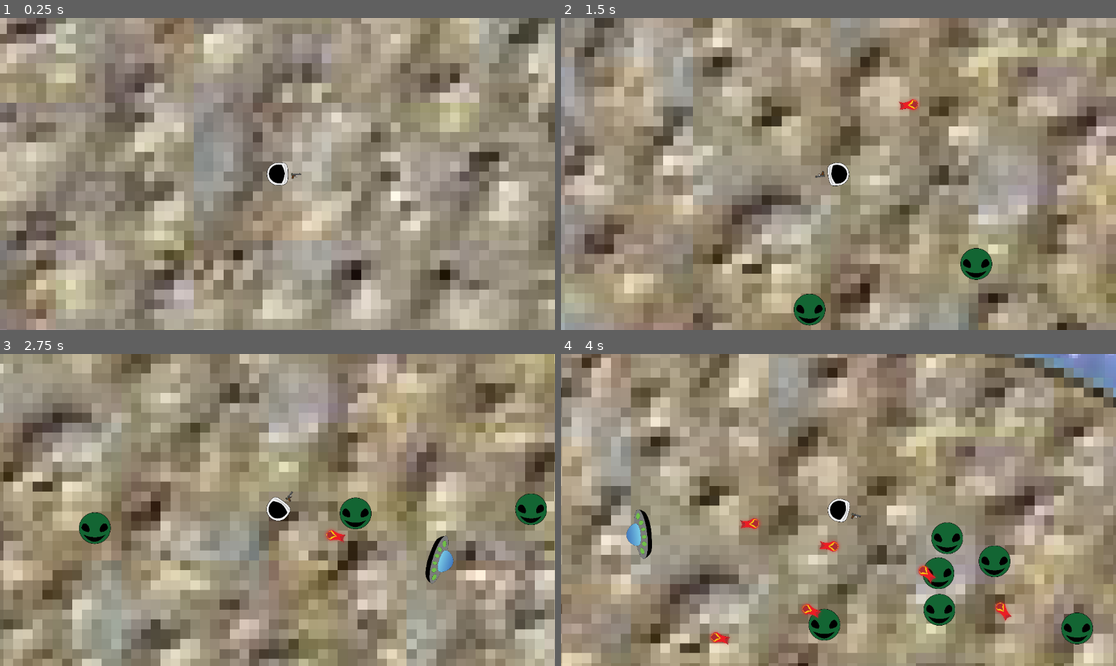
Above: before the commit, frames 1-4 (two rows, left to right).
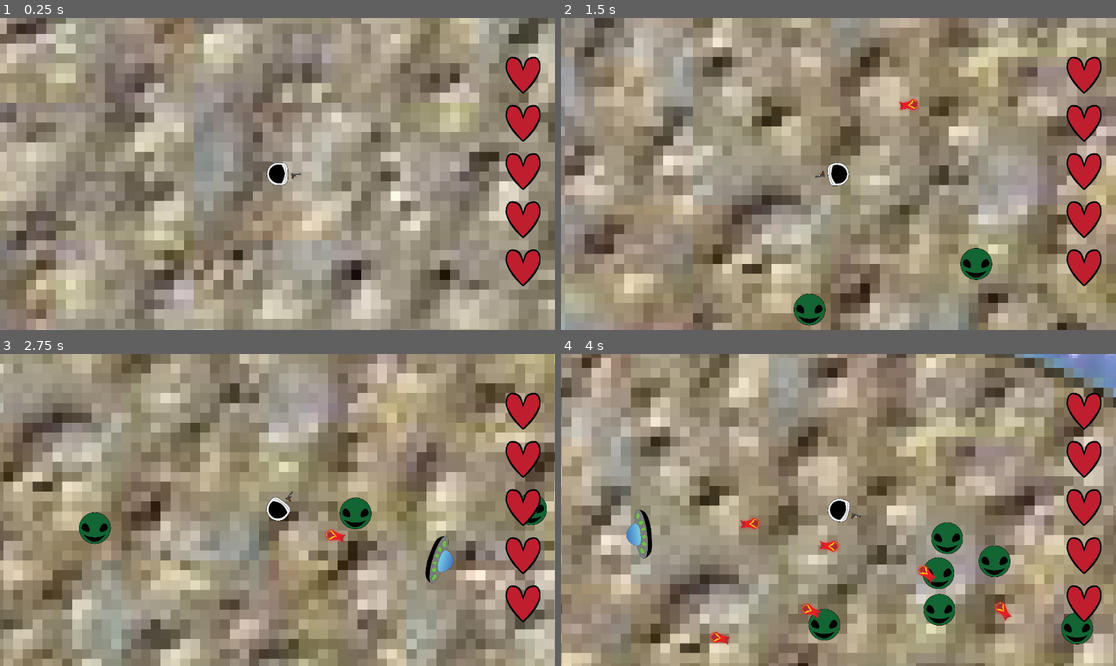
Above: after the commit, the same moments.

Repository: gkdjldgs/Spacegame
Game: Godot game, scene res://scripts/main.tscn
Same seed, same stepped clock (60 frames per second), same inputs: the game is played once before the commit and once after it.
Inputs (mouse positions are in pixels of both pictures, inside the frame that each line leads up to):
- Up to frame 1 (0.25 s): no input
- Up to frame 2 (1.5 s): tap Enter at 0.5 s; move the mouse to (960, 158) at 0.52 s; hold D (right) 0.53-1.28 s; click (960, 158) at 0.6 s; move the mouse to (727, 189) at 1.27 s; hold S (down) from 1.28 s (still down); tap Alt at 1.35 s
- Up to frame 3 (2.75 s): move the mouse to (333, 441) at 2.02 s; release S (down) at 2.03 s; hold D (right) from 2.03 s (still down); tap Shift at 2.1 s
- Up to frame 4 (4 s): move the mouse to (810, 572) at 2.77 s; release D (right) at 2.78 s; hold W (up) 2.78-3.53 s; click (810, 572) at 2.85 s; move the mouse to (1005, 556) at 3.52 s; hold A (left) from 3.53 s (still down); tap Alt at 3.6 s

The runs differ from the first frame. In frame 1, 2.6% of the frame differs, in the area x 90-98%, y 12-86%; in frame 2, 2.6%; in frame 3, 2.6%; in frame 4, 2.6%.

Commit message:
GUI
I'm working on the GUI in the game, I added a row of hearts to the side to show health to the player, and also made animations for those hearts that I can hopefully use

Diff:
--- /dev/null
+++ b/gui.gd
@@ -0,0 +1 @@
+extends CanvasLayer
--- a/gui.tscn
+++ b/gui.tscn
@@ -1,3 +1,32 @@
-[gd_scene format=3 uid="uid://b2w8psh5gq154"]
+[gd_scene load_steps=3 format=3 uid="uid://b2w8psh5gq154"]
+
+[ext_resource type="Script" uid="uid://di5d8xxejhia3" path="res://gui.gd" id="1_6lon5"]
+[ext_resource type="Texture2D" uid="uid://ccd7ve7wxyrek" path="res://images/heart.png" id="1_80edf"]
 
 [node name="CanvasLayer" type="CanvasLayer"]
+script = ExtResource("1_6lon5")
+
+[node name="Heart1" type="Sprite2D" parent="."]
+position = Vector2(1086, 119)
+scale = Vector2(0.25, 0.25)
+texture = ExtResource("1_80edf")
+
+[node name="Heart2" type="Sprite2D" parent="."]
+position = Vector2(1086, 219)
+scale = Vector2(0.25, 0.25)
+texture = ExtResource("1_80edf")
+
+[node name="Heart3" type="Sprite2D" parent="."]
+position = Vector2(1086, 319)
+scale = Vector2(0.25, 0.25)
+texture = ExtResource("1_80edf")
+
+[node name="Heart4" type="Sprite2D" parent="."]
+position = Vector2(1086, 419)
+scale = Vector2(0.25, 0.25)
+texture = ExtResource("1_80edf")
+
+[node name="Heart5" type="Sprite2D" parent="."]
+position = Vector2(1086, 519)
+scale = Vector2(0.25, 0.25)
+texture = ExtResource("1_80edf")
--- /dev/null
+++ b/heartanimations.tscn
@@ -0,0 +1,65 @@
+[gd_scene load_steps=6 format=3 uid="uid://cst22lggim4xx"]
+
+[ext_resource type="Texture2D" uid="uid://ccd7ve7wxyrek" path="res://images/heart.png" id="1_621b8"]
+
+[sub_resource type="Animation" id="Animation_t80rt"]
+resource_name = "heartappear"
+tracks/0/type = "value"
+tracks/0/imported = false
+tracks/0/enabled = true
+tracks/0/path = NodePath(".:scale")
+tracks/0/interp = 1
+tracks/0/loop_wrap = true
+tracks/0/keys = {
+"times": PackedFloat32Array(0.033333335, 0.93333334),
+"transitions": PackedFloat32Array(1, 1),
+"update": 0,
+"values": [Vector2(0.00085616956, 0.00085617026), Vector2(0.25, 0.25)]
+}
+
+[sub_resource type="Animation" id="Animation_m5mio"]
+length = 0.001
+tracks/0/type = "value"
+tracks/0/imported = false
+tracks/0/enabled = true
+tracks/0/path = NodePath(".:scale")
+tracks/0/interp = 1
+tracks/0/loop_wrap = true
+tracks/0/keys = {
+"times": PackedFloat32Array(0),
+"transitions": PackedFloat32Array(1),
+"update": 0,
+"values": [Vector2(0.00085616956, 0.00085617026)]
+}
+
+[sub_resource type="Animation" id="Animation_621b8"]
+resource_name = "heartdisappear"
+tracks/0/type = "value"
+tracks/0/imported = false
+tracks/0/enabled = true
+tracks/0/path = NodePath(".:scale")
+tracks/0/interp = 1
+tracks/0/loop_wrap = true
+tracks/0/keys = {
+"times": PackedFloat32Array(0.06666667, 0.96666664),
+"transitions": PackedFloat32Array(1, 1),
+"update": 0,
+"values": [Vector2(0.25, 0.25), Vector2(1e-05, 1e-05)]
+}
+
+[sub_resource type="AnimationLibrary" id="AnimationLibrary_xerny"]
+_data = {
+&"RESET": SubResource("Animation_m5mio"),
+&"heartappear": SubResource("Animation_t80rt"),
+&"heartdisappear": SubResource("Animation_621b8")
+}
+
+[node name="Node2D" type="Sprite2D"]
+position = Vector2(0, 2.3841858e-07)
+scale = Vector2(0.00085616956, 0.00085617026)
+texture = ExtResource("1_621b8")
+
+[node name="AnimationPlayer" type="AnimationPlayer" parent="."]
+libraries = {
+&"": SubResource("AnimationLibrary_xerny")
+}
--- a/scripts/player.tscn
+++ b/scripts/player.tscn
@@ -1,10 +1,11 @@
-[gd_scene load_steps=7 format=3 uid="uid://ccfhqh8b837fa"]
+[gd_scene load_steps=8 format=3 uid="uid://ccfhqh8b837fa"]
 
 [ext_resource type="Script" uid="uid://b6vpr054oidvd" path="res://scripts/player.gd" id="1_fhbv5"]
 [ext_resource type="Texture2D" uid="uid://dpnhjbjprg5ie" path="res://images/players.png" id="2_pqap4"]
 [ext_resource type="Texture2D" uid="uid://db8g1nyk80a4j" path="res://images/glock.png" id="3_2c7ny"]
 [ext_resource type="PackedScene" uid="uid://8vaw3h13p0io" path="res://scripts/health.tscn" id="4_pqap4"]
 [ext_resource type="PackedScene" uid="uid://c6dm6cnrpjrlv" path="res://scripts/weapon.tscn" id="5_2c7ny"]
+[ext_resource type="PackedScene" uid="uid://b2w8psh5gq154" path="res://gui.tscn" id="6_0jhex"]
 
 [sub_resource type="CapsuleShape2D" id="CapsuleShape2D_kv812"]
 radius = 9.23077
@@ -41,3 +42,6 @@
 wait_time = 0.5
 one_shot = true
 autostart = true
+
+[node name="CanvasLayer" parent="." instance=ExtResource("6_0jhex")]
+layer = 4
Not shown, added: gui.gd.uid
